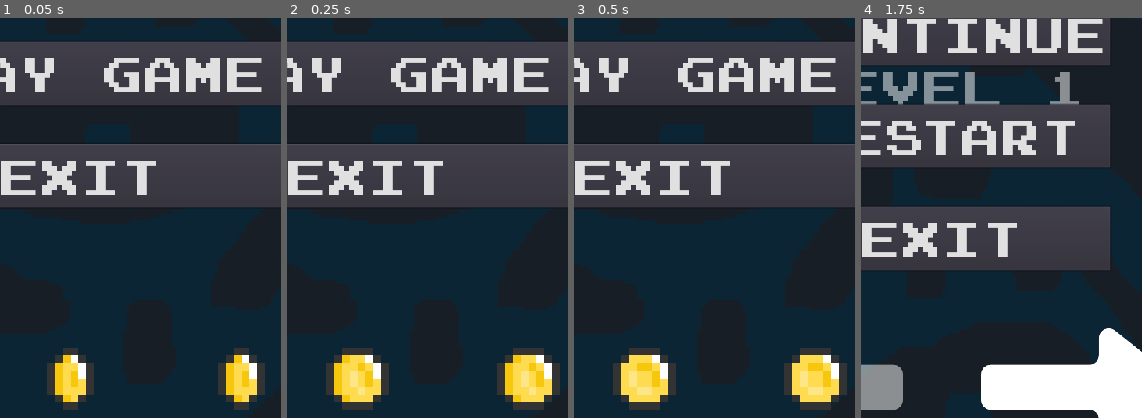
Above: before the commit, frames 1-4 (left to right).
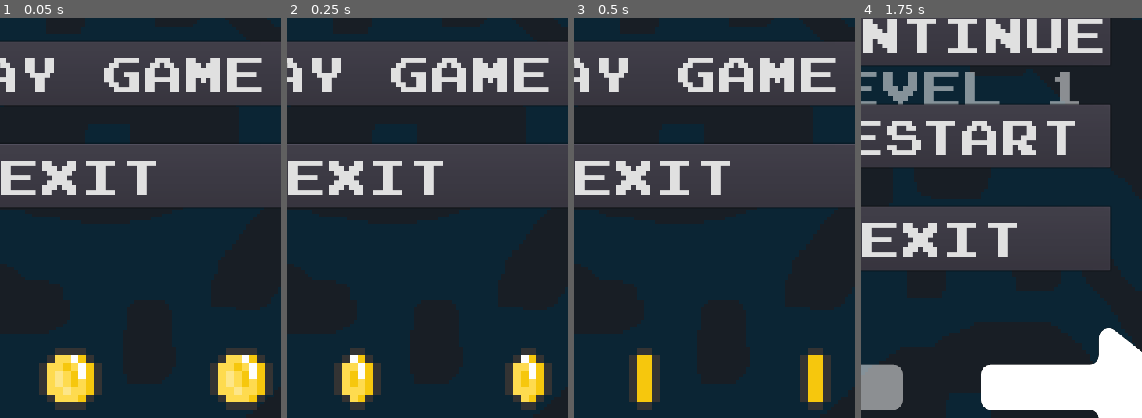
Above: after the commit, the same moments.

Repository: drxwat/rope-and-digger-game
Game: Godot game, scene res://level/start-screen/StartScreen.tscn
Same seed, same stepped clock (60 frames per second), same inputs: the game is played once before the commit and once after it. Sound files missing from this copy of the repository are replaced by a short silence.
Inputs (mouse positions are % of the whole screen's width and height, from its top left):
- Up to frame 1 (0.05 s): no input
- Up to frame 2 (0.25 s): no input
- Up to frame 3 (0.5 s): no input
- Up to frame 4 (1.75 s): click "PLAY GAME" at 0.5 s; click (94, 5) at 1.25 s
The pictures show only the part of the screen within x 36-86%, y 41-91%; the shares and areas given below are measured in that part.

The runs differ from the first frame. In frame 1, 4.0% of the frame differs, in the area x 13-98%, y 82-98%; in frame 2, 4.2%; in frame 3, 5.1%; in frame 4, nothing differs.

Commit message:
overlays

Diff:
--- a/core/ui/dead-overlay/DeadOverlay.tscn
+++ b/core/ui/dead-overlay/DeadOverlay.tscn
@@ -13,13 +13,13 @@
 }
 
 [node name="ColorRect" type="ColorRect" parent="."]
-margin_left = 360.0
-margin_top = 512.0
-margin_right = 360.0
-margin_bottom = 512.0
+visible = false
+margin_right = 720.0
+margin_bottom = 1024.0
+rect_min_size = Vector2( 720, 1024 )
 size_flags_horizontal = 3
 size_flags_vertical = 3
-color = Color( 0.33, 0.33, 0.33, 0.5 )
+color = Color( 0.329412, 0.329412, 0.329412, 0.501961 )
 
 [node name="VBoxContainer" type="VBoxContainer" parent="."]
 margin_left = 89.0
--- a/core/ui/pause-overlay/PauseOverlay.tscn
+++ b/core/ui/pause-overlay/PauseOverlay.tscn
@@ -10,6 +10,13 @@
 __meta__ = {
 "_edit_use_anchors_": false
 }
+
+[node name="ColorRect" type="ColorRect" parent="."]
+visible = false
+margin_right = 720.0
+margin_bottom = 1024.0
+rect_min_size = Vector2( 720, 1024 )
+color = Color( 0.329412, 0.329412, 0.329412, 0.501961 )
 
 [node name="VBoxContainer" type="VBoxContainer" parent="."]
 margin_left = 142.0
--- a/level/start-screen/StartScreen.tscn
+++ b/level/start-screen/StartScreen.tscn
@@ -175,7 +175,7 @@
 position = Vector2( 216.323, 0 )
 scale = Vector2( 10, 10 )
 frames = SubResource( 11 )
-frame = 1
+frame = 4
 playing = true
 centered = false
 flip_h = true
@@ -184,7 +184,7 @@
 position = Vector2( 435.073, 0 )
 scale = Vector2( 10, 10 )
 frames = SubResource( 11 )
-frame = 1
+frame = 4
 playing = true
 centered = false
 flip_h = true
